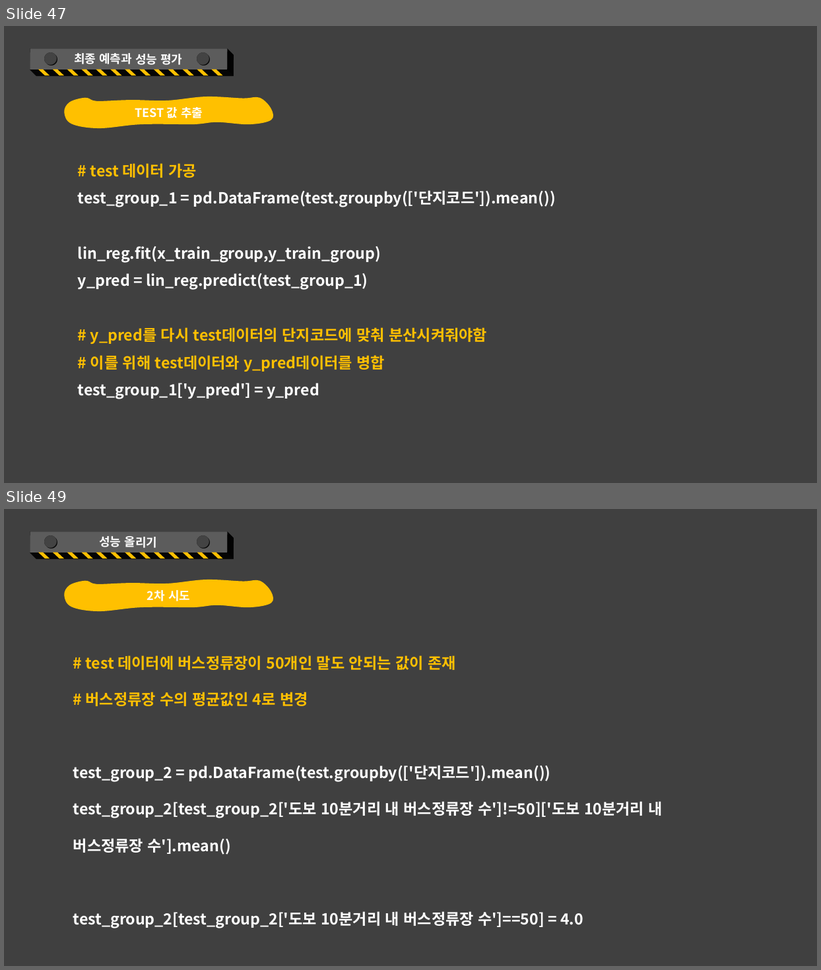
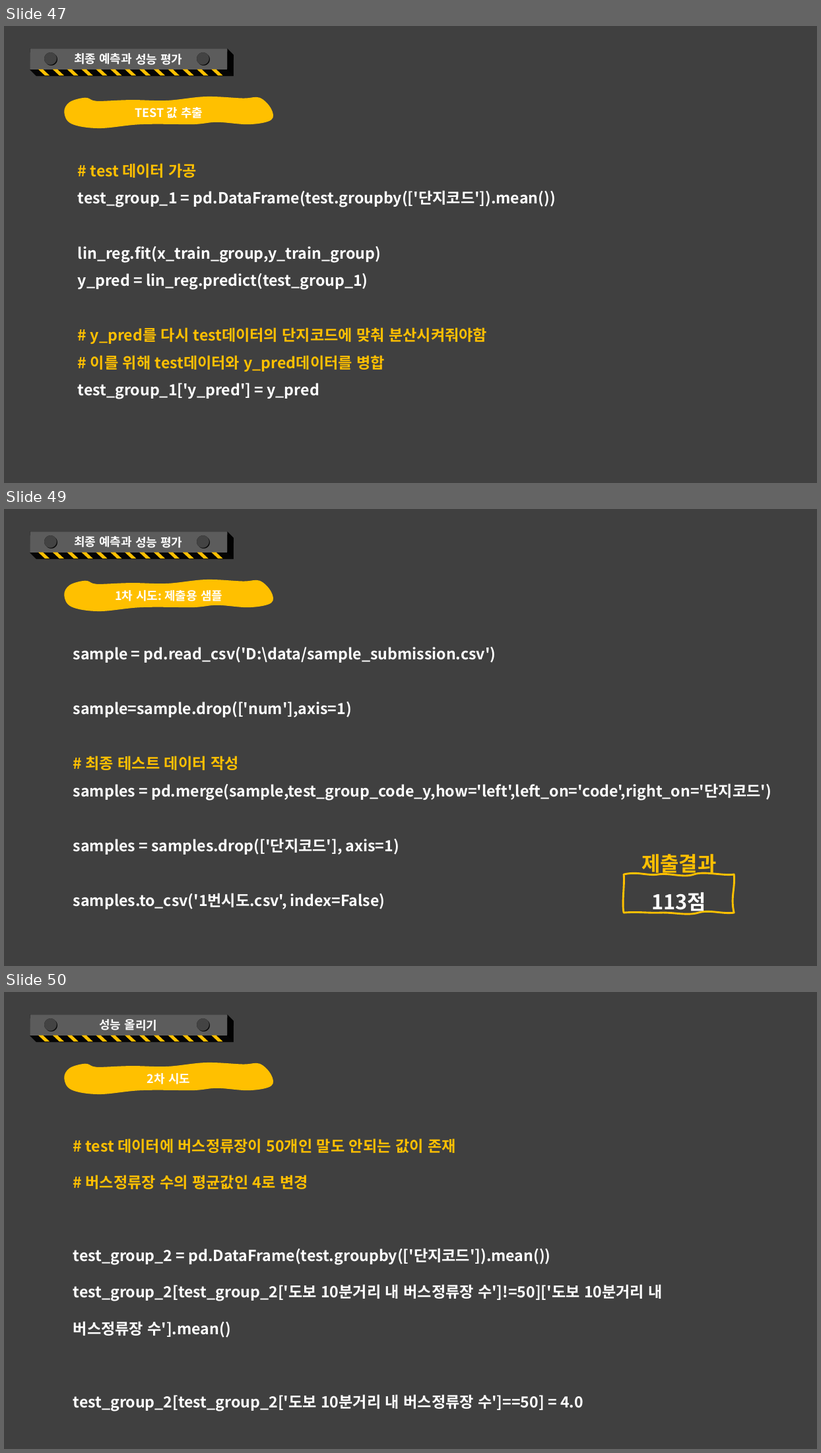
Before and after one commit to kkkkyoung/parking_project, a slide deck: PlayDate_2nd_project.pptx. Shown one above the other, each under a label of ours: slides 47 and 49 before the commit, slides 47, 49 and 50 after it; the slides between them are not shown. The pictures are 821x970 and 821x1453 pixels, drawn with LibreOffice and Linux fonts; fonts in the diff are those of the drawing. Boxes give left, top, right and bottom in pixels: in the first picture for what was removed or moved away, otherwise in the second. Text is boxed around its words. In the diff, an @@ line names an element or a change of style, - is before the commit and + after.

```diff
--- a/PlayDate_2nd_project.pptx
+++ b/PlayDate_2nd_project.pptx
@@ slide 49 added at (x1=4, y1=509, x2=817, y2=966), background #404040 @@
@@ rectangle added at (x1=30, y1=531, x2=227, y2=553), fill #262626, 14 pt, text #FFFFFF, bold @@
+최종 예측과 성능 평가
@@ ellipse added at (x1=44, y1=536, x2=56, y2=548), fill #0D0D0D @@
@@ ellipse added at (x1=197, y1=536, x2=209, y2=548), fill #0D0D0D @@
@@ parallelogram added at (x1=38, y1=553, x2=50, y2=559), fill #FFC000 @@
@@ parallelogram added at (x1=53, y1=553, x2=64, y2=559), fill #FFC000 @@
@@ parallelogram added at (x1=67, y1=553, x2=79, y2=559), fill #FFC000 @@
@@ parallelogram added at (x1=81, y1=553, x2=93, y2=559), fill #FFC000 @@
@@ parallelogram added at (x1=96, y1=553, x2=108, y2=559), fill #FFC000 @@
@@ parallelogram added at (x1=111, y1=553, x2=122, y2=559), fill #FFC000 @@
@@ parallelogram added at (x1=125, y1=553, x2=137, y2=559), fill #FFC000 @@
@@ parallelogram added at (x1=139, y1=553, x2=151, y2=559), fill #FFC000 @@
@@ parallelogram added at (x1=154, y1=553, x2=166, y2=559), fill #FFC000 @@
@@ parallelogram added at (x1=168, y1=553, x2=180, y2=559), fill #FFC000 @@
@@ parallelogram added at (x1=183, y1=553, x2=194, y2=559), fill #FFC000 @@
@@ parallelogram added at (x1=197, y1=553, x2=209, y2=559), fill #FFC000 @@
@@ parallelogram added at (x1=211, y1=553, x2=223, y2=559), fill #FFC000 @@
@@ freeform shape added at (x1=64, y1=580, x2=274, y2=611), fill #FFC000, 14 pt, text #FFFFFF, bold @@
+1차 시도: 제출용 샘플
@@ text added at (x1=73, y1=647, x2=772, y2=910), 18 pt, text #FFFFFF, bold @@
+sample = pd.read_csv('D:\data/sample_submission.csv')
+sample=sample.drop(['num'],axis=1)
+# 최종 테스트 데이터 작성
+samples = pd.merge(sample,test_group_code_y,how='left',left_on='code',right_on='단지코드')
+samples = samples.drop(['단지코드'], axis=1)
+samples.to_csv('1번시도.csv', index=False)
@@ free added at (x1=624, y1=836, x2=734, y2=875), 24 pt, text #FFC000, bold @@
+제출결과
@@ freeform shape added at (x1=624, y1=875, x2=734, y2=914), outline #FFC000 2.25 pt, 24 pt, text #FFFFFF, bold @@
+113점
@@ what was slide 49 is now slide 50 @@
```
Also in this commit, not shown: 7 slides changed, 2 other slides added, 1 slide removed.
